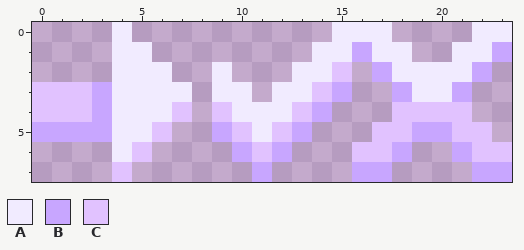
File history of a pixel-art file, SpaceInvaders/res/img/ArrowSprite.ase. Above, as it was before the edit.
24x8 pixels, 1 frame.
Palette (. is transparent): A #f1ebff  B #c8a6ff  C #e1c2ff
Pixels before, first column x 0:
0 ....A..........AAA....AA
1 ....AA........AABAA..AAB
2 ....AAA..A...AAC.BAAAAB.
3 CCCBAAAA.AA.AACB..BAAB..
4 CCCBAAAC.CAAACB...CCCC..
5 BBBBAAC..BCACB...CCBBCC.
6 ....AC....BCB...CCB..BCC
7 ....C......B....BB....BB
And afterwards:
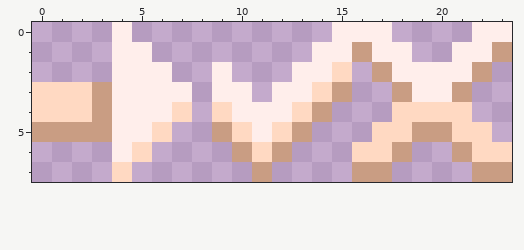
Difference:
colour A: #f1ebff -> #ffeeeb
colour B: #c8a6ff -> #c99d83
colour C: #e1c2ff -> #ffd9c2
